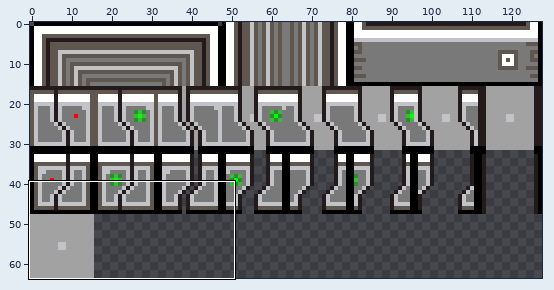
Sprite sheet: capital/resources/room-a.png. The first picture is a wide view before the edit; the outline marks the close-up.
Close-up. Before the commit:
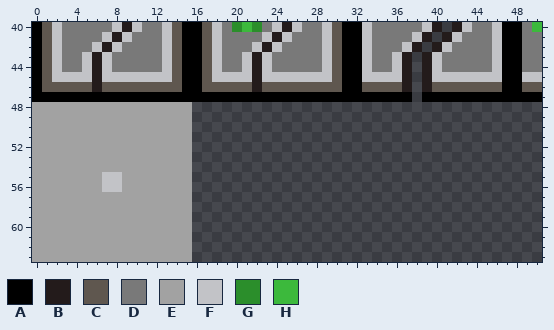
The file is 128x64 pixels. Shown: x 0..50, y 40..63.
Palette (. is transparent): A #000000  B #231b1b  C #5f574f  D #797979  E #a2a2a2  F #c2c3c7  G #2b8e2b  H #3cb93c
Pixels before, first column x 0:
40 ACFDDDDDFBFDDFCAACFDGHGDFBFDDFCAAFDDDDDFB.BFDDFAADH
41 ACFDDDDFBFDDDFCAACFDDDDFBFDDDFCAAFDDDDFB.BFDDDFAADD
42 ACFDDDFBFDDDDFCAACFDDDFBFDDDDFCAAFDDDFB.BFDDDDFAADD
43 ACFDDFBFDDDDDFCAACFDDFBFDDDDDFCAAFDDFB.BFDDDDDFAADD
44 ACFDDFBFDDDDDFCAACFDDFBFDDDDDFCAAFDDFB.BFDDDDDFAADD
45 ACFFFFBFFFFFFFCAACFFFFBFFFFFFFCAAFFFFB.BFFFFFFFAAFF
46 ACCCCCBCCCCCCCCAACCCCCBCCCCCCCCAACCCCB.BCCCCCCCAACC
47 AAAAAAAAAAAAAAAAAAAAAAAAAAAAAAAAAAAAAA.AAAAAAAAAAAA
48 EEEEEEEEEEEEEEEE...................................
49 EEEEEEEEEEEEEEEE...................................
50 EEEEEEEEEEEEEEEE...................................
51 EEEEEEEEEEEEEEEE...................................
52 EEEEEEEEEEEEEEEE...................................
53 EEEEEEEEEEEEEEEE...................................
54 EEEEEEEEEEEEEEEE...................................
55 EEEEEEEFFEEEEEEE...................................
56 EEEEEEEFFEEEEEEE...................................
57 EEEEEEEEEEEEEEEE...................................
58 EEEEEEEEEEEEEEEE...................................
59 EEEEEEEEEEEEEEEE...................................
60 EEEEEEEEEEEEEEEE...................................
61 EEEEEEEEEEEEEEEE...................................
62 EEEEEEEEEEEEEEEE...................................
63 EEEEEEEEEEEEEEEE...................................
Now the later version:
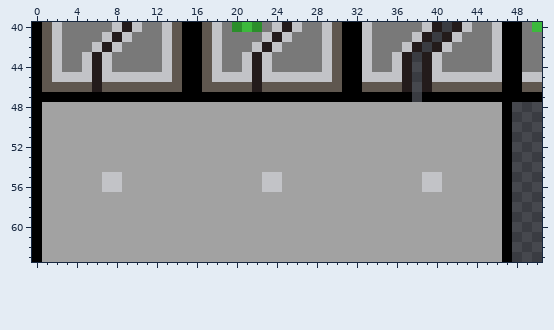
The exact change:
Changed rows in their new state; - is an unchanged pixel.
first column x 0:
48 A---------------EEEEEEEEEEEEEEEEEEEEEEEEEEEEEEEA
49 A---------------EEEEEEEEEEEEEEEEEEEEEEEEEEEEEEEA
50 A---------------EEEEEEEEEEEEEEEEEEEEEEEEEEEEEEEA
51 A---------------EEEEEEEEEEEEEEEEEEEEEEEEEEEEEEEA
52 A---------------EEEEEEEEEEEEEEEEEEEEEEEEEEEEEEEA
53 A---------------EEEEEEEEEEEEEEEEEEEEEEEEEEEEEEEA
54 A---------------EEEEEEEEEEEEEEEEEEEEEEEEEEEEEEEA
55 A---------------EEEEEEEFFEEEEEEEEEEEEEEFFEEEEEEA
56 A---------------EEEEEEEFFEEEEEEEEEEEEEEFFEEEEEEA
57 A---------------EEEEEEEEEEEEEEEEEEEEEEEEEEEEEEEA
58 A---------------EEEEEEEEEEEEEEEEEEEEEEEEEEEEEEEA
59 A---------------EEEEEEEEEEEEEEEEEEEEEEEEEEEEEEEA
60 A---------------EEEEEEEEEEEEEEEEEEEEEEEEEEEEEEEA
61 A---------------EEEEEEEEEEEEEEEEEEEEEEEEEEEEEEEA
62 A---------------EEEEEEEEEEEEEEEEEEEEEEEEEEEEEEEA
63 A---------------EEEEEEEEEEEEEEEEEEEEEEEEEEEEEEEA
